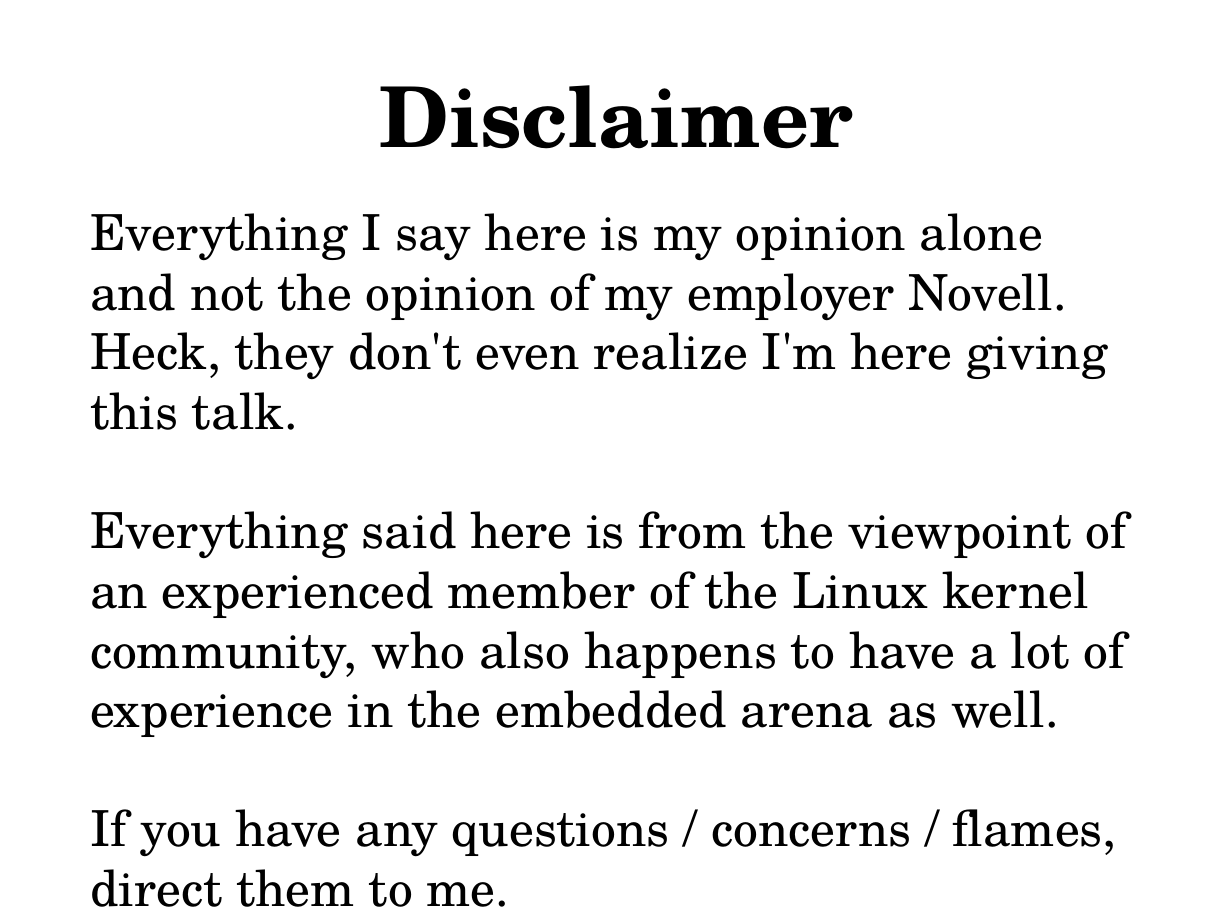
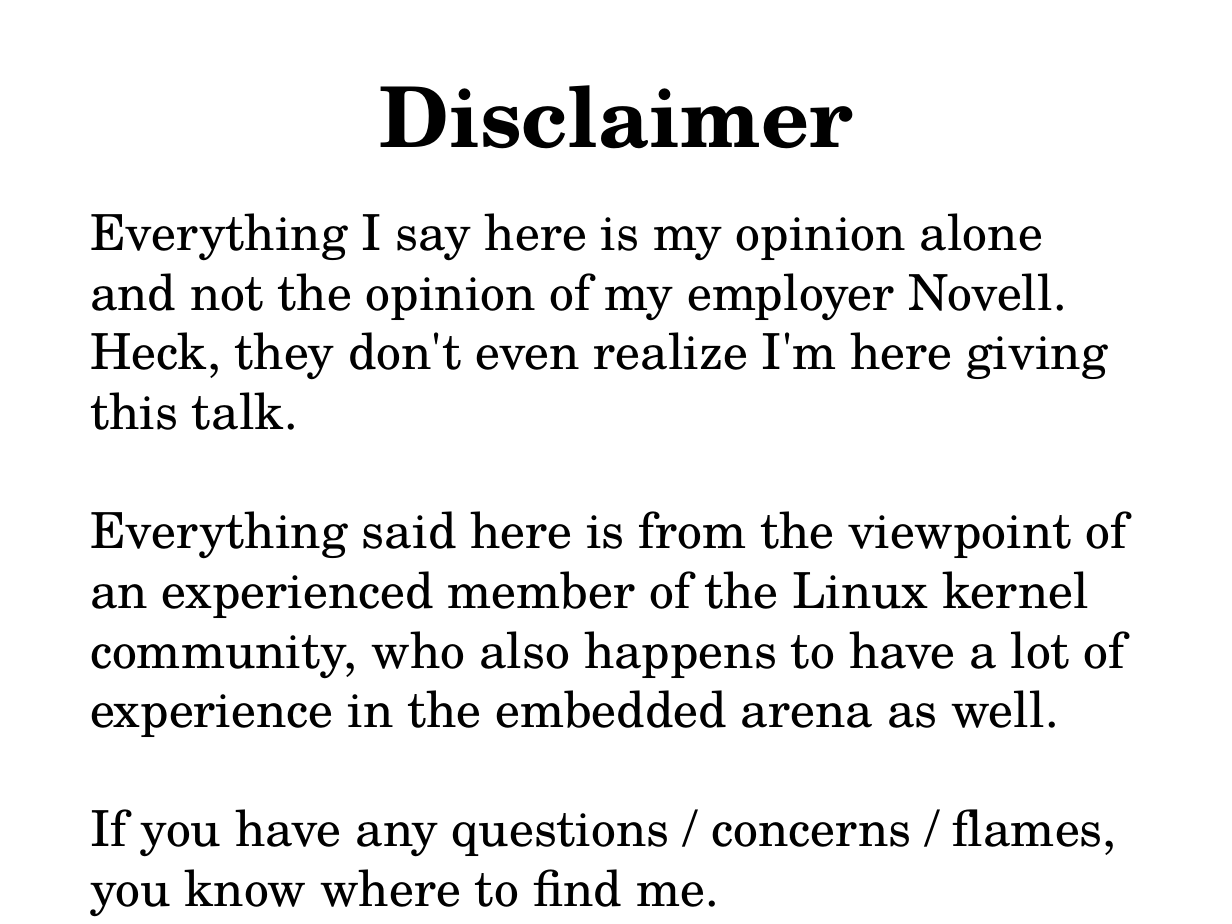
Before and after one commit to gregkh/android-presentation, a slide deck: slide 2 of android-kernel.odp. Drawn at 1232x924 pixels with LibreOffice and Linux fonts; fonts in the diff are those of the drawing. Boxes give left, top, right and bottom in pixels: in the first picture for what was removed or moved away, otherwise in the second. Text is boxed around its words. In the diff, an @@ line names an element or a change of style, - is before the commit and + after.

```diff
--- a/android-kernel.odp
+++ b/android-kernel.odp
@@ text at (x1=90, y1=809, x2=1117, y2=917): text changed @@
-If you have any questions / concerns / flames, direct them to me.
+If you have any questions / concerns / flames, you know where to find me.
```
Also in this commit, not shown: 2 other slides changed, 1 slide added, 2 other files.
